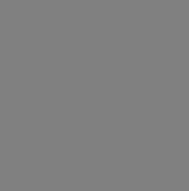
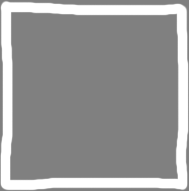
The second (189, 191) image is a revision of the first. Changes to its layers:
showed "Border" over [0, 0, 189, 191]
